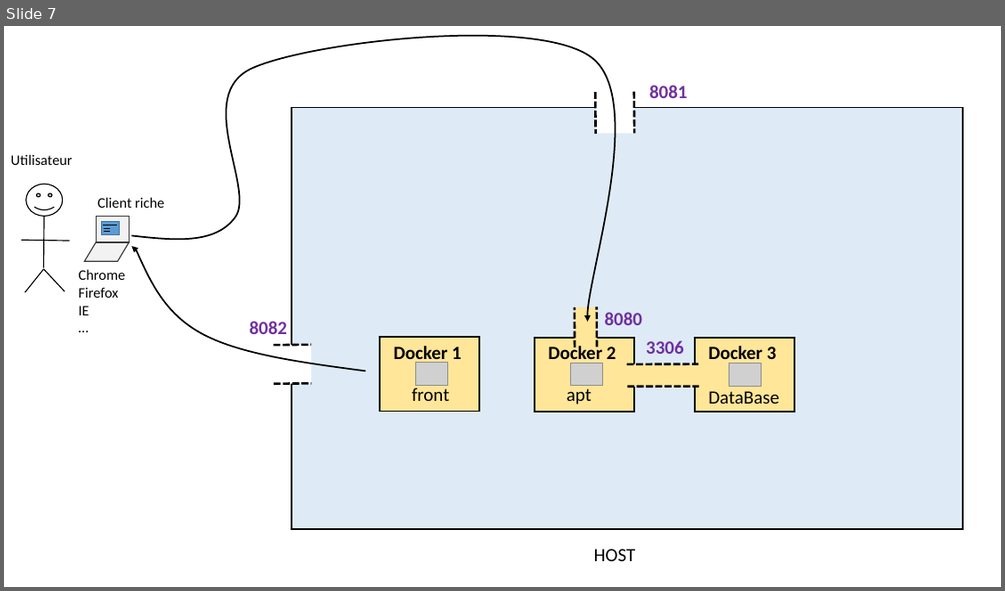
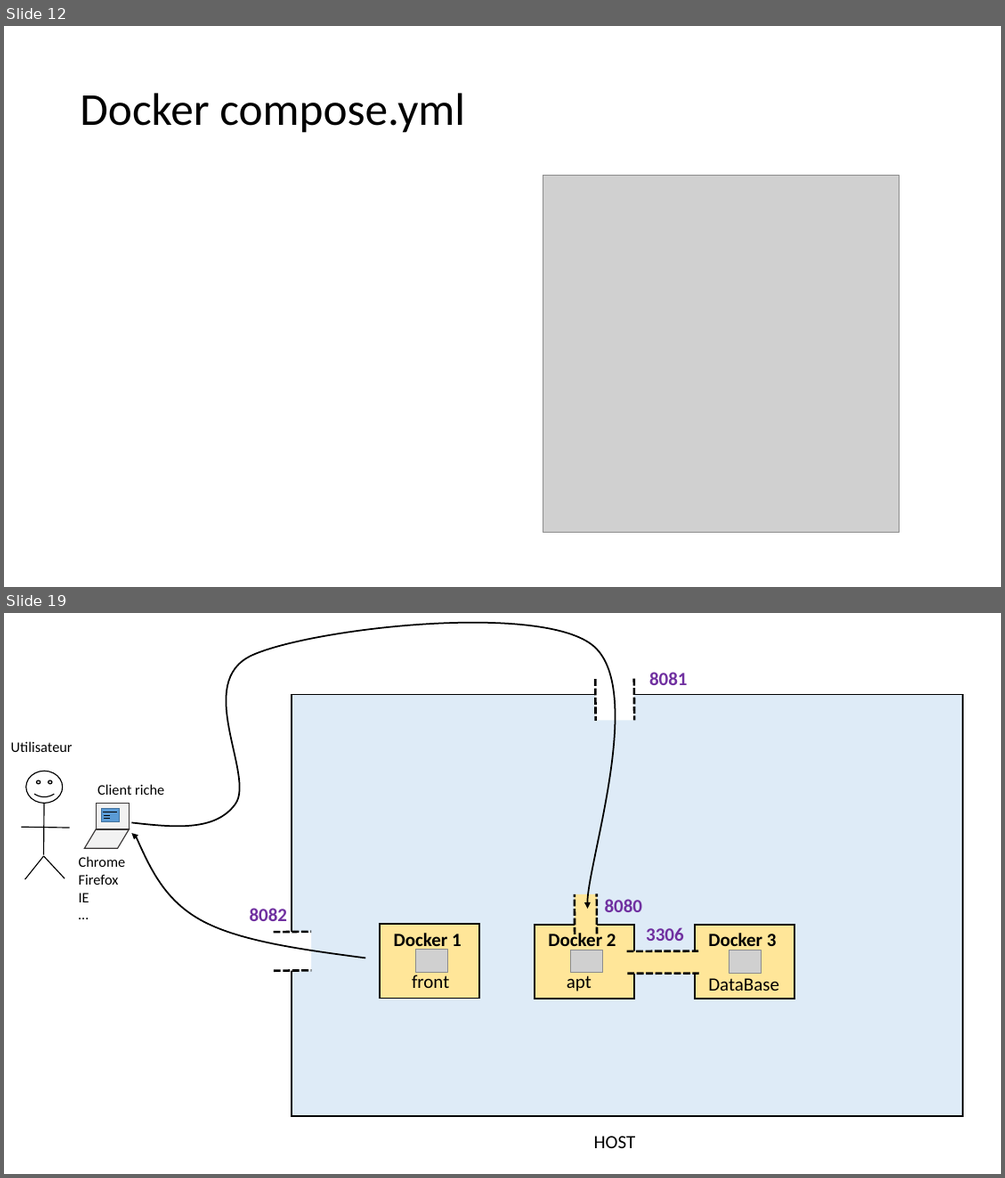
Before and after one commit to AlexaBou/project-history, a slide deck: Projet final.pptx. Shown one above the other, each under a label of ours: slide 7 before the commit, slides 12 and 19 after it; the slides between them are not shown. The pictures are 1005x591 and 1005x1178 pixels, drawn with LibreOffice and Linux fonts; fonts in the diff are those of the drawing; grey boxes stand for pictures. Boxes give left, top, right and bottom in pixels: in the first picture for what was removed or moved away, otherwise in the second. Text is boxed around its words. In the diff, an @@ line names an element or a change of style, - is before the commit and + after.

```diff
--- a/Projet final.pptx
+++ b/Projet final.pptx
@@ slide 12 added at (4, 26, 1001, 587), background #FFFFFF @@
@@ title added at (80, 93, 465, 133), 44 pt, text #000000 @@
+Docker compose.yml
@@ picture added at (543, 176, 899, 532) @@
@@ what was slide 7 is now slide 19 @@
```
Also in this commit, not shown: 1 slide changed, 10 other slides added, 2 slides removed.
